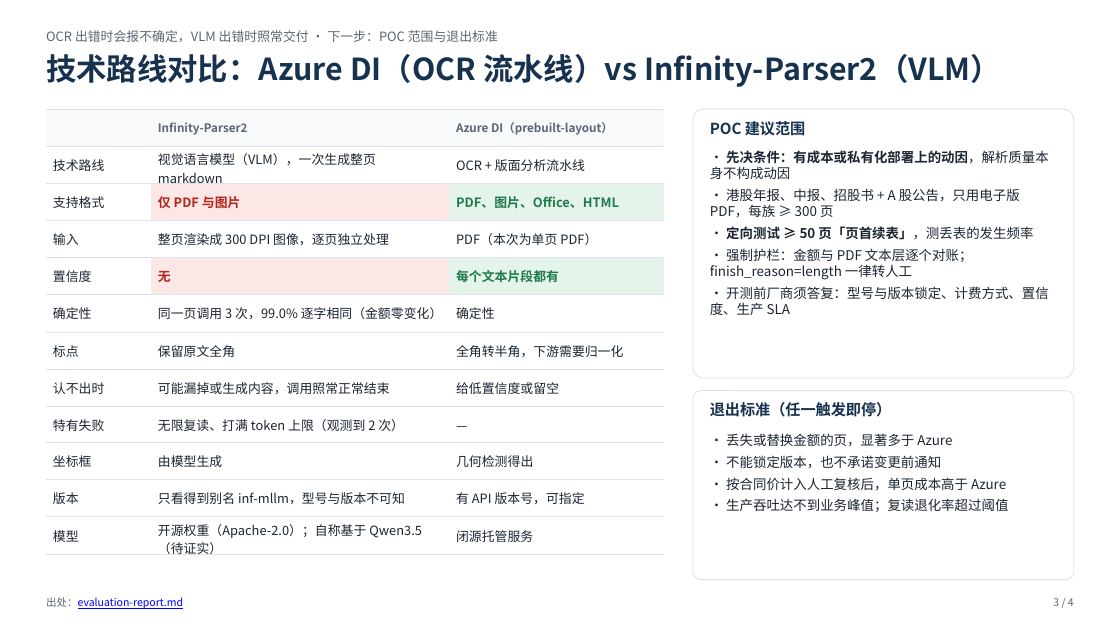
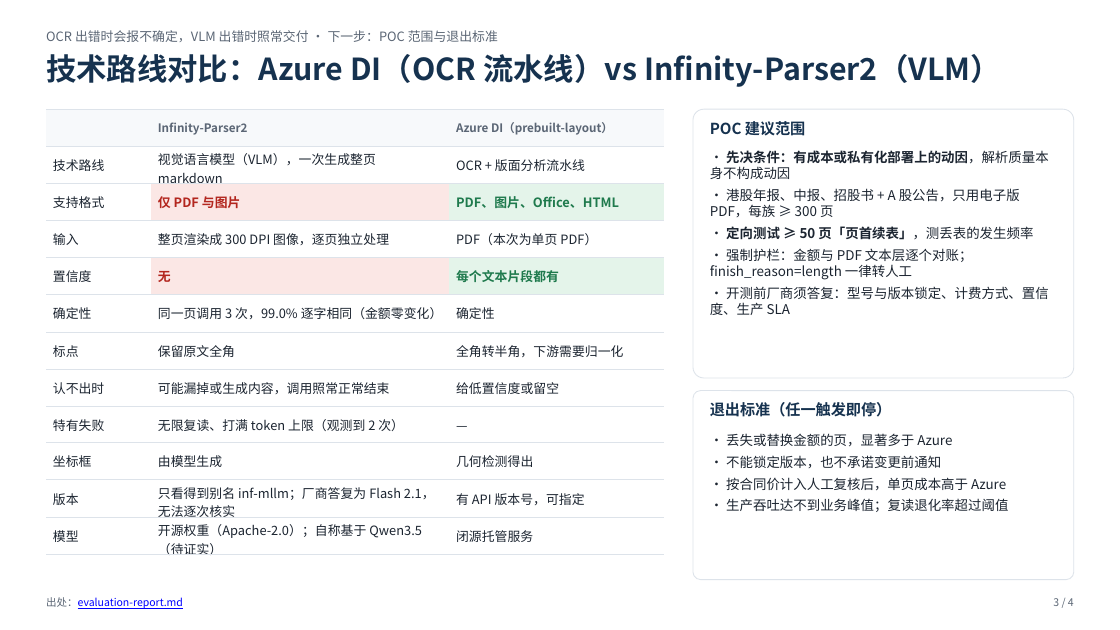
Before and after one commit to gejun2008/doc-parser-eval, a slide deck: slide 3 of docs/briefing-deck.pptx. Drawn at 1120x630 pixels with LibreOffice and Linux fonts; fonts in the diff are those of the drawing. Boxes give left, top, right and bottom in pixels: in the first picture for what was removed or moved away, otherwise in the second. Text is boxed around its words. In the diff, an @@ line names an element or a change of style, - is before the commit and + after.

```diff
--- a/docs/briefing-deck.pptx
+++ b/docs/briefing-deck.pptx
@@ table at <box>46,109,664,558</box> @@
-row 11, column 2: 只看得到别名 inf-mllm，型号与版本不可知
+row 11, column 2: 只看得到别名 inf-mllm；厂商答复为 Flash 2.1，无法逐次核实
```
Also in this commit, not shown: 1 other slide changed, 13 other files.
